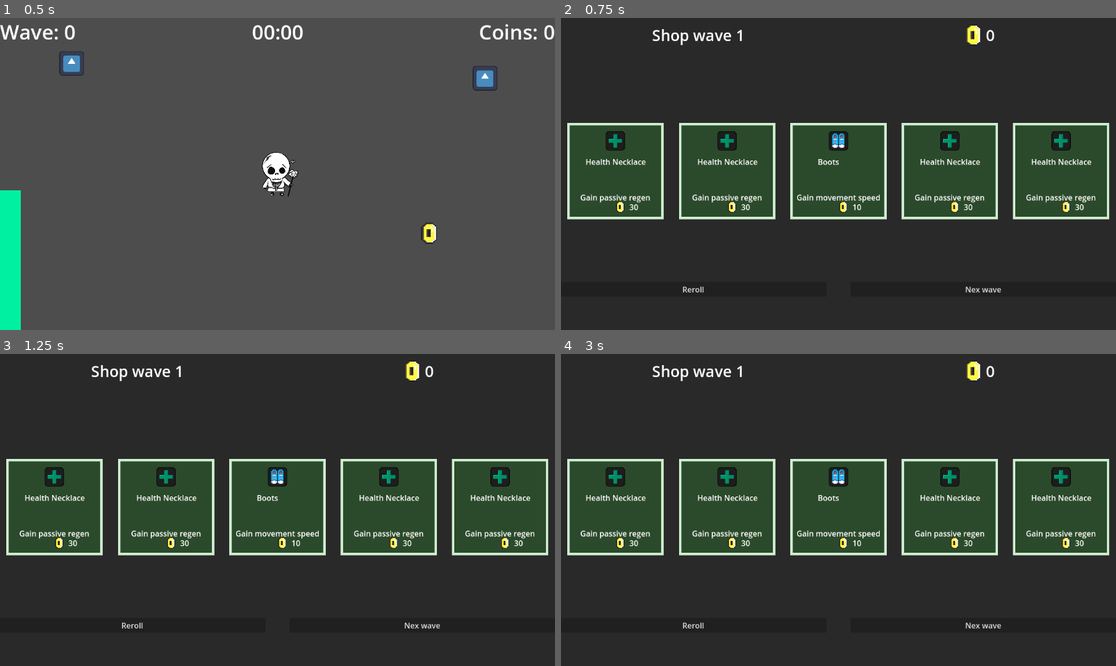
Above: before the commit, frames 1-4 (two rows, left to right).
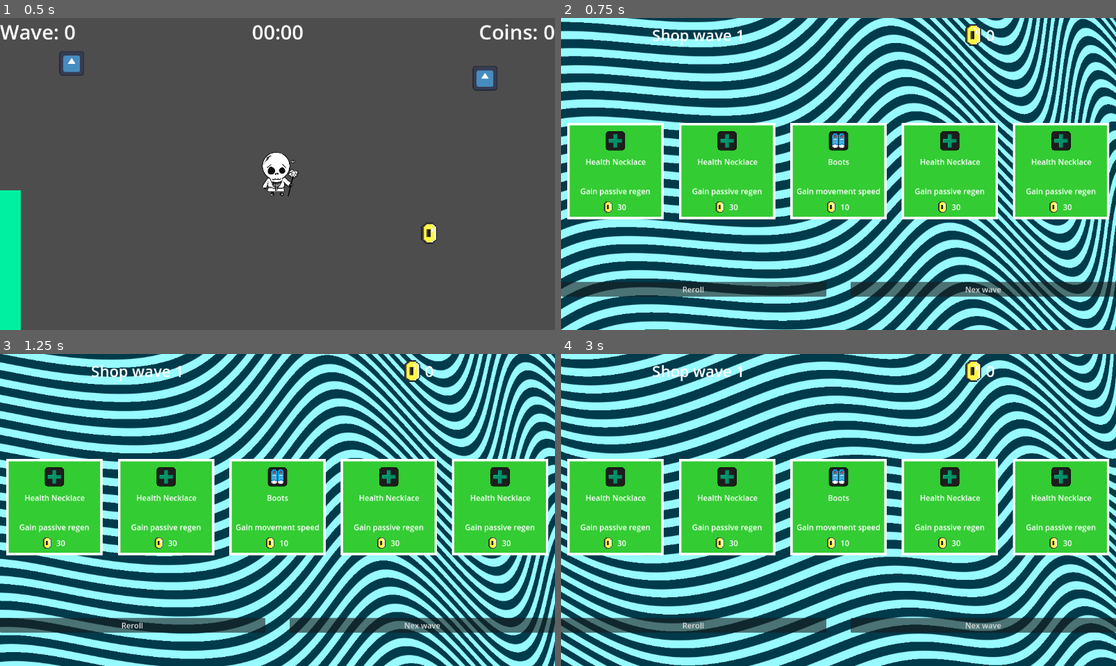
Above: after the commit, the same moments.

Repository: PoloLoveTaco/One-Month-Game-Jam
Game: Godot game, scene res://Scenes/Maps/test.tscn
The game is run twice, just before and just after one commit, with the same random seed, the same clock (stepped at 60 frames per second) and the same inputs. The engine's default icon, where the game draws it, is replaced by a stand-in: a white triangle on a blue panel in a dark square.
Inputs:
- Up to frame 1 (0.5 s): no input
- Up to frame 2 (0.75 s): hold Right (right) from 0.53 s (still down); hold T (tmp) from 0.53 s (still down)
- Up to frame 3 (1.25 s): keep holding Right (right); keep holding T (tmp)
- Up to frame 4 (3 s): release Right (right) at 1.28 s; release T (tmp) at 1.28 s; hold Down (down) 1.28-2.03 s; tap T (tmp) at 1.35, 2.85 s; hold Right (right) 2.03-2.78 s; hold T (tmp) 2.03-2.78 s; hold Up (up) from 2.78 s (still down)

Frame 1 is identical in both runs. In frame 2, 96% of the frame differs, in the area x 0-100%, y 0-100%; in frame 3, 96%; in frame 4, 96%.

Commit message:
[ADD] visual in shop

Diff:
--- /dev/null
+++ b/Assets/Shaders/shop_background.gdshader
@@ -0,0 +1,27 @@
+shader_type canvas_item;
+
+uniform float stripes = 4.82;
+uniform float stripe_thickness = 1.33;
+uniform vec3 stripe_color : source_color = vec3(0.59, .98, .69);
+uniform vec3 background_color : source_color = vec3(0, 0, 0);
+
+
+vec2 rot(vec2 uv, float angle) {
+	float s = sin(angle);
+	float c = cos(angle);
+	mat2 rotation_matrix = mat2(vec2(c, s), vec2(-s, c));
+	return uv * rotation_matrix;
+}
+
+
+void fragment() {
+	vec2 uv = SCREEN_UV - 0.5;
+	uv = rot(uv, -0.2 + sin(TIME) * 0.05);
+	float osc = sin(uv.x * (uv.x + 0.5) * 15.0) * 0.2;
+	uv.y += osc * sin(TIME + uv.x * 2.0);
+	uv.y = fract(uv.y * stripes);
+	float mask = smoothstep(0.5, 0.55, uv.y);
+	mask -= smoothstep(0.5 + stripe_thickness, 0.55 + stripe_thickness, uv.y);
+	vec3 final_color = mix(background_color.rgb, stripe_color.rgb, mask);
+	COLOR = vec4(final_color, 1.0);
+}
--- a/Scenes/Interfaces/shop.tscn
+++ b/Scenes/Interfaces/shop.tscn
@@ -12,6 +12,14 @@
 [ext_resource type="Resource" uid="uid://dsjmvsukwy7ss" path="res://Scripts/Resources/ItemData/health_necklace_rare.tres" id="8_k6pkm"]
 [ext_resource type="Resource" uid="uid://beh0vck5chg66" path="res://Scripts/Resources/ItemData/health_necklace_epic.tres" id="9_1sjcd"]
 [ext_resource type="Resource" uid="uid://c6l1l8rcjskef" path="res://Scripts/Resources/ItemData/health_necklace_leg.tres" id="10_1cyt5"]
+[ext_resource type="Shader" uid="uid://bht4kxku6c3l1" path="res://Assets/Shaders/shop_background.gdshader" id="11_c7i5m"]
+
+[sub_resource type="ShaderMaterial" id="ShaderMaterial_4fbdm"]
+shader = ExtResource("11_c7i5m")
+shader_parameter/stripes = 18.015
+shader_parameter/stripe_thickness = 1.33
+shader_parameter/stripe_color = Color(0.5882353, 0.98039216, 1, 1)
+shader_parameter/background_color = Color(0, 0.23137255, 0.29411766, 1)
 
 [sub_resource type="StyleBoxFlat" id="StyleBoxFlat_0c07c"]
 bg_color = Color(0.16078432, 0.16078432, 0.16078432, 1)
@@ -28,6 +36,7 @@
 possible_upgrades = Array[ExtResource("2_k6jq0")]([ExtResource("3_3ps1r"), ExtResource("4_tyrku"), ExtResource("5_5xp22"), ExtResource("6_ow1eo"), ExtResource("4_3ps1r"), ExtResource("8_k6pkm"), ExtResource("9_1sjcd"), ExtResource("10_1cyt5")])
 
 [node name="Panel" type="Panel" parent="."]
+material = SubResource("ShaderMaterial_4fbdm")
 layout_mode = 1
 anchors_preset = 15
 anchor_right = 1.0
--- a/Scenes/Interfaces/shop_item.tscn
+++ b/Scenes/Interfaces/shop_item.tscn
@@ -47,17 +47,17 @@
 draw_center = false
 corner_detail = 5
 
-[sub_resource type="StyleBoxFlat" id="StyleBoxFlat_b8rhe"]
+[sub_resource type="StyleBoxFlat" id="StyleBoxFlat_njghq"]
 content_margin_left = 0.0
 content_margin_top = 0.0
 content_margin_right = 0.0
 content_margin_bottom = 0.0
-bg_color = Color(1, 1, 1, 0)
+bg_color = Color(0.101960786, 0.101960786, 0.101960786, 0)
 border_width_left = 5
 border_width_top = 5
 border_width_right = 5
 border_width_bottom = 5
-border_color = Color(0.9691369, 0.9691369, 0.9691368, 1)
+border_color = Color(1, 1, 1, 1)
 corner_detail = 5
 
 [node name="ShopItem" type="Button"]
@@ -76,7 +76,6 @@
 offset_right = 200.0
 offset_bottom = 200.0
 mouse_filter = 1
-theme_override_styles/panel = SubResource("StyleBoxFlat_b8rhe")
 
 [node name="Background" type="ColorRect" parent="Panel"]
 layout_mode = 1
@@ -87,6 +86,16 @@
 grow_vertical = 2
 mouse_filter = 1
 color = Color(1, 0.05882353, 1, 1)
+
+[node name="Panel" type="Panel" parent="Panel/Background"]
+layout_mode = 1
+anchors_preset = 15
+anchor_right = 1.0
+anchor_bottom = 1.0
+grow_horizontal = 2
+grow_vertical = 2
+mouse_filter = 1
+theme_override_styles/panel = SubResource("StyleBoxFlat_njghq")
 
 [node name="Icon" type="TextureRect" parent="Panel"]
 layout_mode = 1
@@ -114,6 +123,8 @@
 grow_vertical = 2
 mouse_filter = 1
 text = "Item Name"
+horizontal_alignment = 1
+vertical_alignment = 1
 
 [node name="Desc" type="Label" parent="Panel"]
 layout_mode = 1
@@ -128,7 +139,7 @@
 mouse_filter = 1
 text = "Item description"
 horizontal_alignment = 1
-vertical_alignment = 2
+vertical_alignment = 1
 autowrap_mode = 2
 
 [node name="Cost" type="HBoxContainer" parent="Panel"]
@@ -137,8 +148,9 @@
 anchor_top = 1.0
 anchor_right = 1.0
 anchor_bottom = 1.0
+offset_left = 5.0
 offset_top = -37.14
-offset_right = 51.0
+offset_right = -5.0
 offset_bottom = -14.139999
 grow_horizontal = 2
 grow_vertical = 0
--- a/Scripts/shop_item.gd
+++ b/Scripts/shop_item.gd
@@ -1,10 +1,10 @@
 extends Button
 class_name ShopItem
 
-const COLOR_COMMON     = Color(0.2, 0.8, 0.2, 0.2)
-const COLOR_RARE       = Color(0.2, 0.4, 1.0, 0.2)
-const COLOR_EPIC       = Color(0.7, 0.2, 0.9, 0.2)
-const COLOR_LEGENDARY  = Color(1.0, 0.9, 0.2, 0.2)
+const COLOR_COMMON     = Color(0.2, 0.8, 0.2, 1.0)
+const COLOR_RARE       = Color(0.2, 0.4, 1.0, 1.0)
+const COLOR_EPIC       = Color(0.698, 0.2, 0.902, 1.0)
+const COLOR_LEGENDARY  = Color(1.0, 0.902, 0.2, 1.0)
 
 @onready var item_icon := $Panel/Icon
 @onready var item_name := $Panel/Name
Not shown, added: Assets/Shaders/shop_background.gdshader.uid
Not shown: 1 places in Scenes/Interfaces/shop.tscn that only renumber resources
Not shown: 1 places in Scenes/Interfaces/shop_item.tscn that only renumber resources
